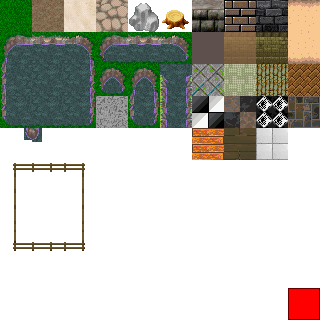
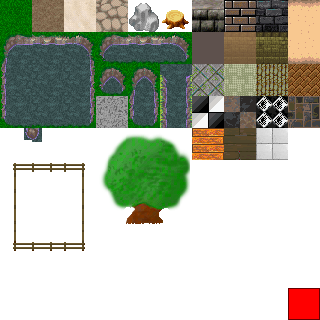
Comparing the layer stacks of the two (320, 320) images. Changes:
renamed "Warstwa 24" to "Warstwa 55", painted on it over left=99, top=133, right=190, bottom=224
